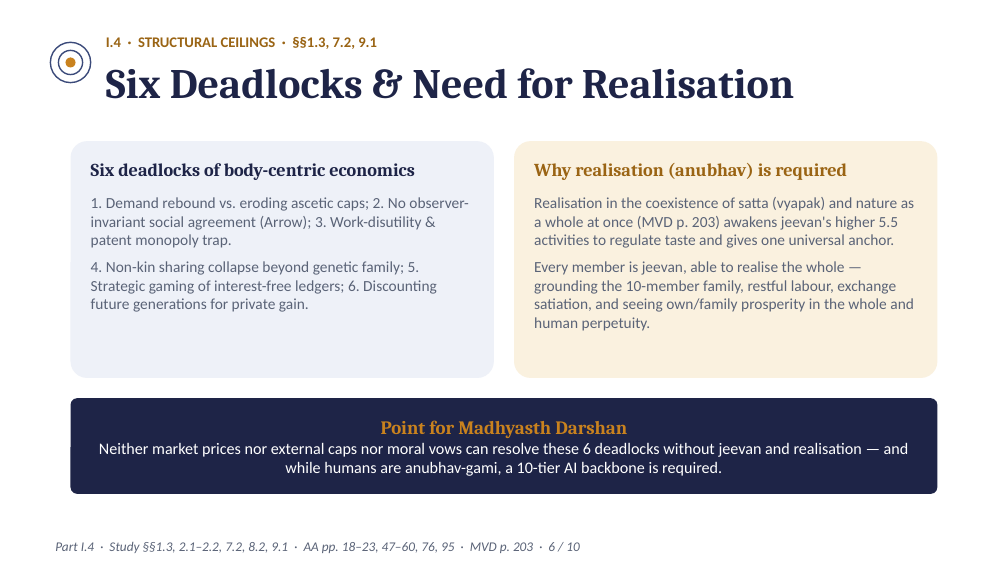
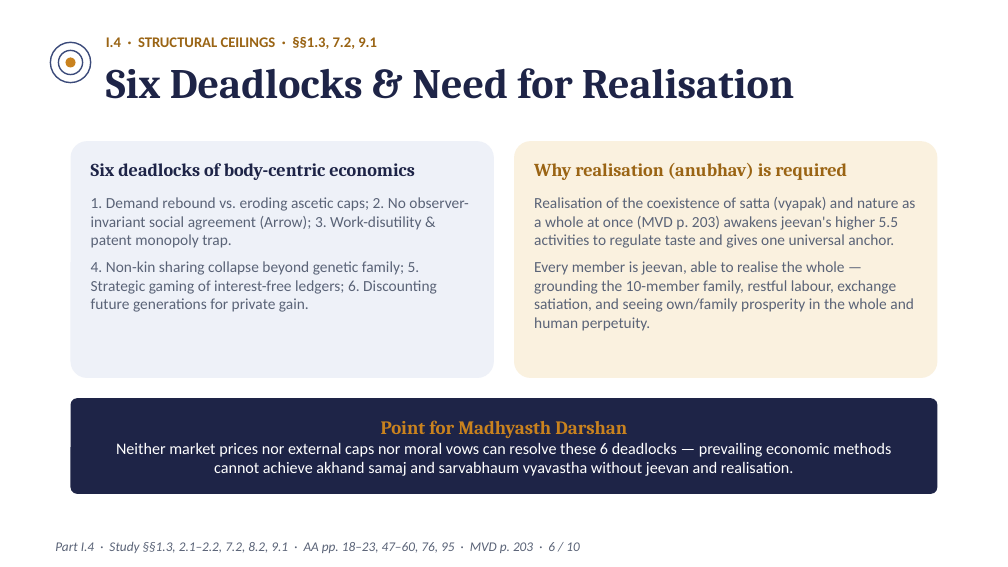
Before and after one commit to raghavamohan/AnalyticMadhyasthDarshan, a slide deck: slide 6 of Studies/Prosperity-Economics-And-Right-Use/Modern-Economic-Concepts-For-Madhyasth-Darshan-Readers.pptx. Drawn at 1008x567 pixels with LibreOffice and Linux fonts; fonts in the diff are those of the drawing. Boxes give left, top, right and bottom in pixels: in the first picture for what was removed or moved away, otherwise in the second. Text is boxed around its words. In the diff, an @@ line names an element or a change of style, - is before the commit and + after.

Commit message:
Refine Prosperity Economics and Right Use flow, prose, and companion decks

```diff
--- a/Studies/Prosperity-Economics-And-Right-Use/Modern-Economic-Concepts-For-Madhyasth-Darshan-Readers.pptx
+++ b/Studies/Prosperity-Economics-And-Right-Use/Modern-Economic-Concepts-For-Madhyasth-Darshan-Readers.pptx
@@ text at bbox=[534, 197, 915, 248]: text changed @@
-Realisation in the coexistence of satta (vyapak) and nature as a whole at once (MVD p. 203) awakens jeevan's higher 5.5 activities to regulate taste and gives one universal anchor.
+Realisation of the coexistence of satta (vyapak) and nature as a whole at once (MVD p. 203) awakens jeevan's higher 5.5 activities to regulate taste and gives one universal anchor.
@@ text at bbox=[116, 442, 891, 476]: text changed @@
-Neither market prices nor external caps nor moral vows can resolve these 6 deadlocks without jeevan and realisation — and while humans are anubhav-gami, a 10-tier AI backbone is required.
+Neither market prices nor external caps nor moral vows can resolve these 6 deadlocks — prevailing economic methods cannot achieve akhand samaj and sarvabhaum vyavastha without jeevan and realisation.
```
Also in this commit, not shown: 3 other slides changed, 15 other files.
